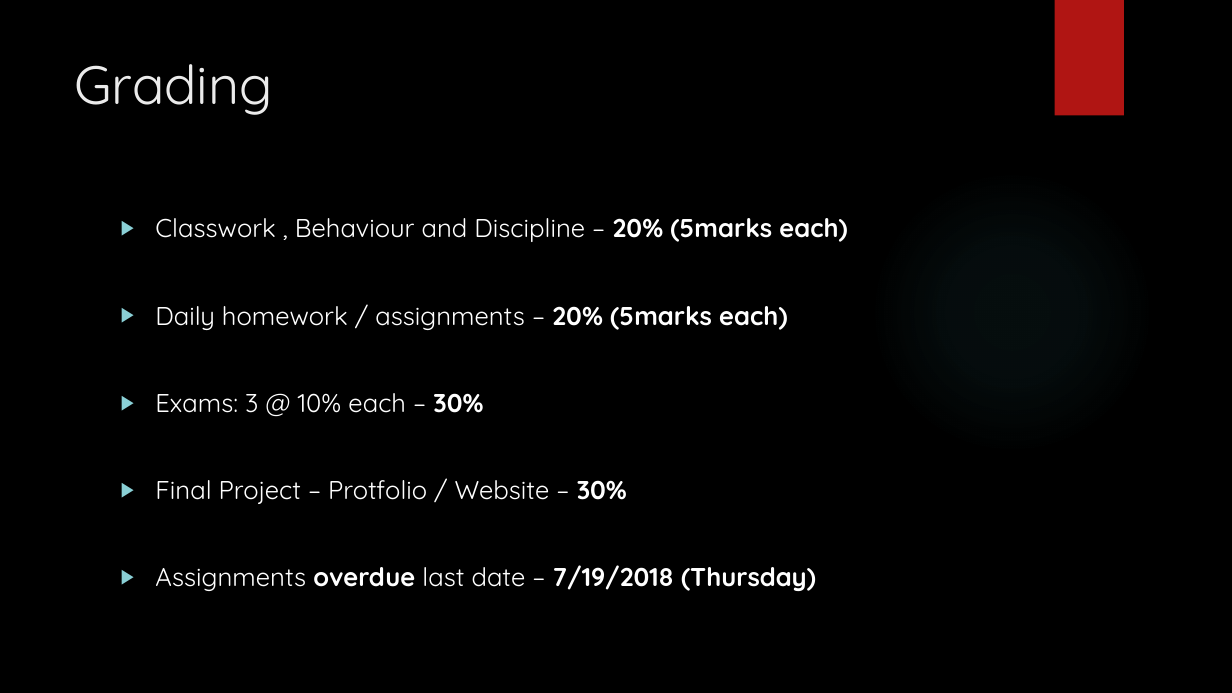
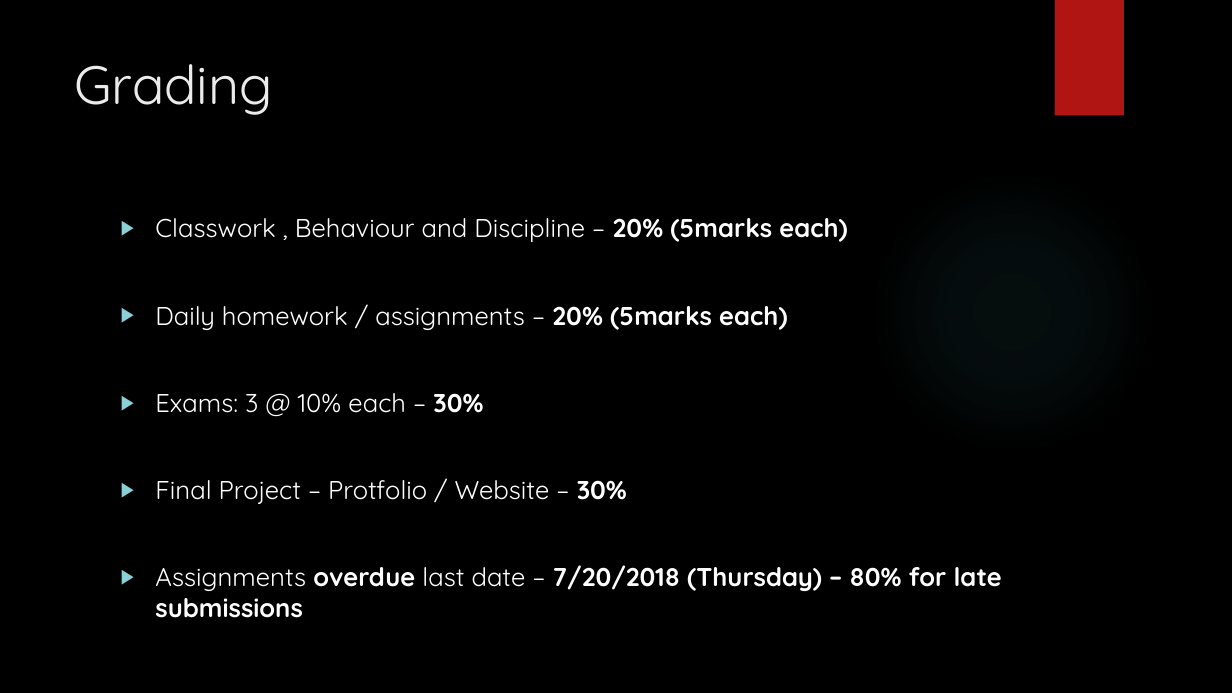
Before and after one commit to manupeethambar888/webdev, a slide deck: slide 1 of Grading.pptx. Drawn at 1232x693 pixels with LibreOffice and Linux fonts; fonts in the diff are those of the drawing; background and template pictures are left out. Boxes give left, top, right and bottom in pixels: in the first picture for what was removed or moved away, otherwise in the second. Text is boxed around its words. In the diff, an @@ line names an element or a change of style, - is before the commit and + after.

Commit message:
change grading

```diff
--- a/Grading.pptx
+++ b/Grading.pptx
@@ text at (155, 565, 1002, 618): text changed @@
-▶ Assignments overdue last date – 7/19/2018 (Thursday)
+▶ Assignments overdue last date – 7/20/2018 (Thursday) – 80% for late submissions
```
